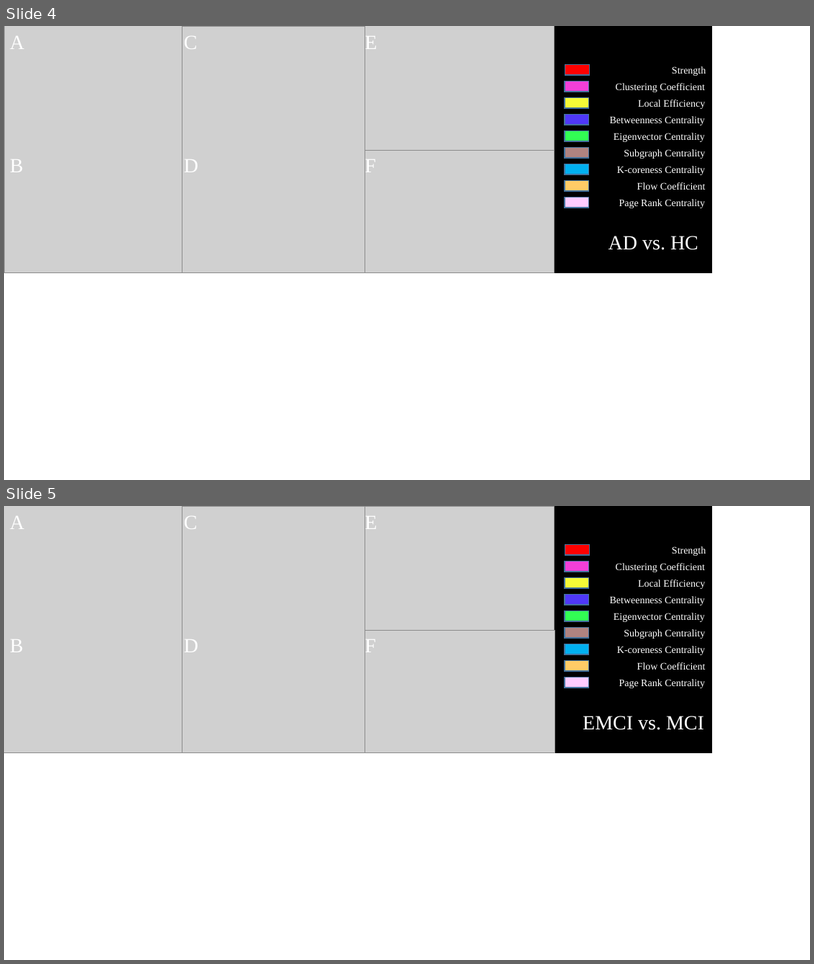
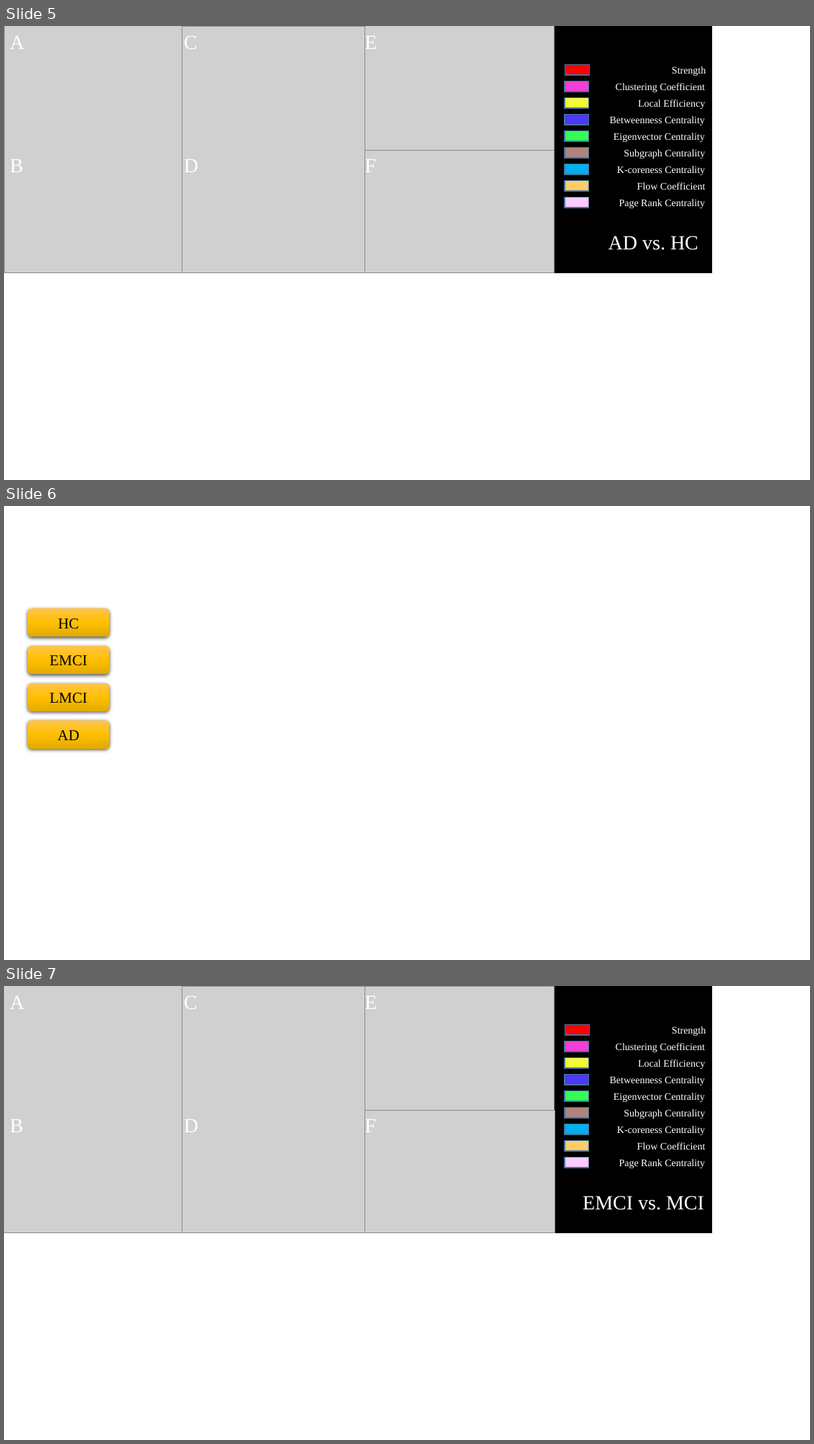
Before and after one commit to wangboc/MCIs, a slide deck: Figures/fig.pptx. Shown one above the other, each under a label of ours: slides 4 and 5 before the commit, slides 5, 6 and 7 after it. The pictures are 814x964 and 814x1444 pixels, drawn with LibreOffice and Linux fonts; fonts in the diff are those of the drawing; grey boxes stand for pictures; background and template pictures are left out. Boxes give left, top, right and bottom in pixels: in the first picture for what was removed or moved away, otherwise in the second. Text is boxed around its words. In the diff, an @@ line names an element or a change of style, - is before the commit and + after.

```diff
--- a/Figures/fig.pptx
+++ b/Figures/fig.pptx
@@ slide 6 added at [4,506,810,960], background picture (left out) @@
@@ rounded rectangle added at [28,608,109,636], fill gradient #FFC64B to #FFC000 to #E3AB00, 18 pt, text #000000 @@
+HC
@@ rounded rectangle added at [28,646,109,674], fill gradient #FFC64B to #FFC000 to #E3AB00, 18 pt, text #000000 @@
+EMCI
@@ rounded rectangle added at [28,682,109,711], fill gradient #FFC64B to #FFC000 to #E3AB00, 18 pt, text #000000 @@
+LMCI
@@ rounded rectangle added at [28,720,109,749], fill gradient #FFC64B to #FFC000 to #E3AB00, 18 pt, text #000000 @@
+AD
@@ what was slide 4 is now slide 5 @@
@@ what was slide 5 is now slide 7 @@
```
Also in this commit, not shown: 4 other slides added, 1 slide removed, 12 other files.
